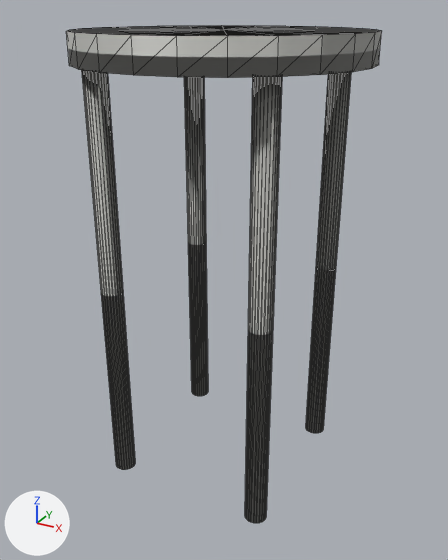
Two versions of the glTF model data/geometry/avatars/newport-101198-g2-proxy.glb, one commit apart.
Both versions are drawn from a 50 mm camera at (0.315, -0.573, 0.52) aimed at (0.003, -0.005, 0.236). Lighting does not change. The marker at lower left points along +X, +Y and +Z. The first picture is the older version. Mesh edges are drawn as thin lines. Where no turn or scale is listed for an object, it has been applied to the vertices. Vertices at exactly the same position are counted once.

Names of what the first picture shows: 'leg', 'leg.001', 'leg.002', 'leg.003', 'proxy_body'.
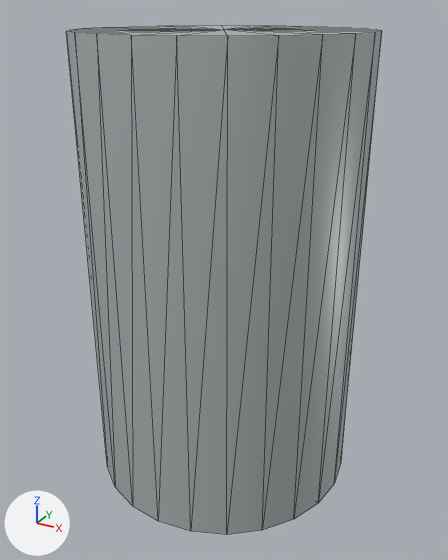
Where the newer file only moved an object's origin or applied its transform, the numbers keep the older frame.

The change, as a list of edits to the scene's bpy script:
```text
Change me_proxy_body:
    used by ob_proxy_body; location = (0.0, 0.0, 0.485)
    remove me_proxy_body.from_pydata(...)  # 52 vertices, 96 faces; spans x -0.15..0.15, y -0.15..0.15, z -0.015..0.015
    add me_proxy_body.from_pydata(...)  # 52 vertices, 96 faces; spans x -0.15..0.15, y -0.15..0.15, z -0.485..0.015
    me_proxy_body part 1: the whole mesh is scaled about its middle by (1, 1, 16.7), then moved by (0.0, 0.0, -0.235)
Remove ob_leg:
    ob_leg = bpy.data.objects.new('leg', me_leg)
    ob_leg.location = (-0.09, 0.09, 0.235)
Remove ob_leg_001:
    ob_leg_001 = bpy.data.objects.new('leg.001', me_leg_001)
    ob_leg_001.location = (0.09, 0.09, 0.235)
Remove ob_leg_002:
    ob_leg_002 = bpy.data.objects.new('leg.002', me_leg_002)
    ob_leg_002.location = (-0.09, -0.09, 0.235)
Remove ob_leg_003:
    ob_leg_003 = bpy.data.objects.new('leg.003', me_leg_003)
    ob_leg_003.location = (0.09, -0.09, 0.235)
```

Location of each change, [x1, y1, x2, y2] in pixels of the pictures (448 x 560 px; the box of a moved part takes in the faces that stretch with it):
'proxy_body', moved, rescaled (844% taller)
    before: [66, 25, 382, 78]
    after: [66, 25, 382, 534]
'leg.003', deleted
    before: [245, 77, 282, 523]
'leg.002', deleted
    before: [82, 70, 135, 470]
'leg.001', deleted
    before: [306, 72, 351, 433]
'leg', deleted
    before: [184, 77, 208, 396]
part 1 of me_proxy_body, moved or reshaped
    before: [66, 31, 382, 78]
    after: [66, 31, 382, 534]
